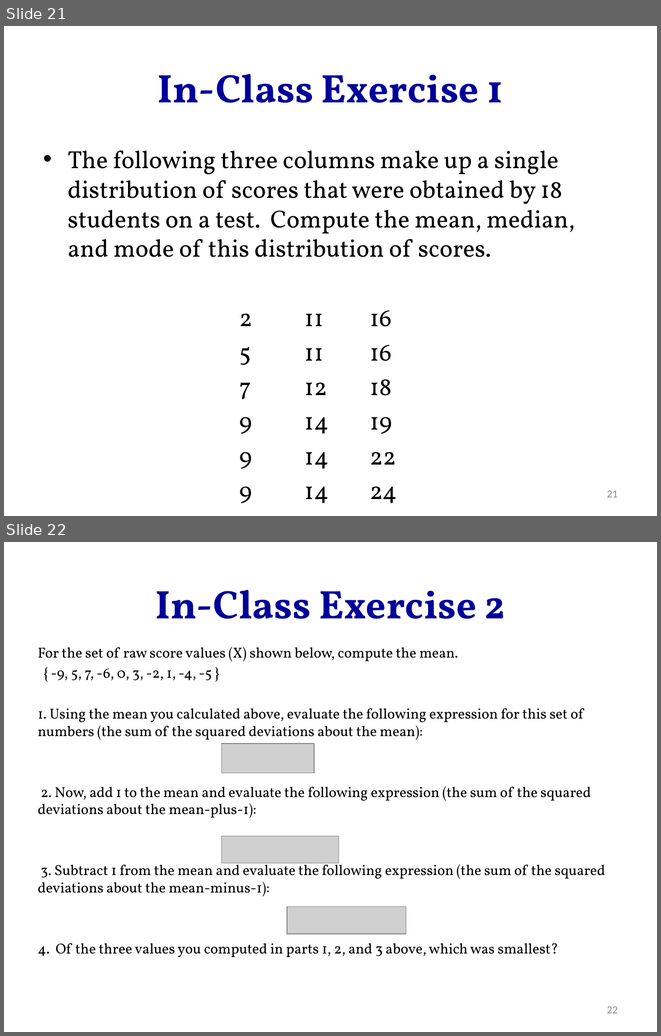
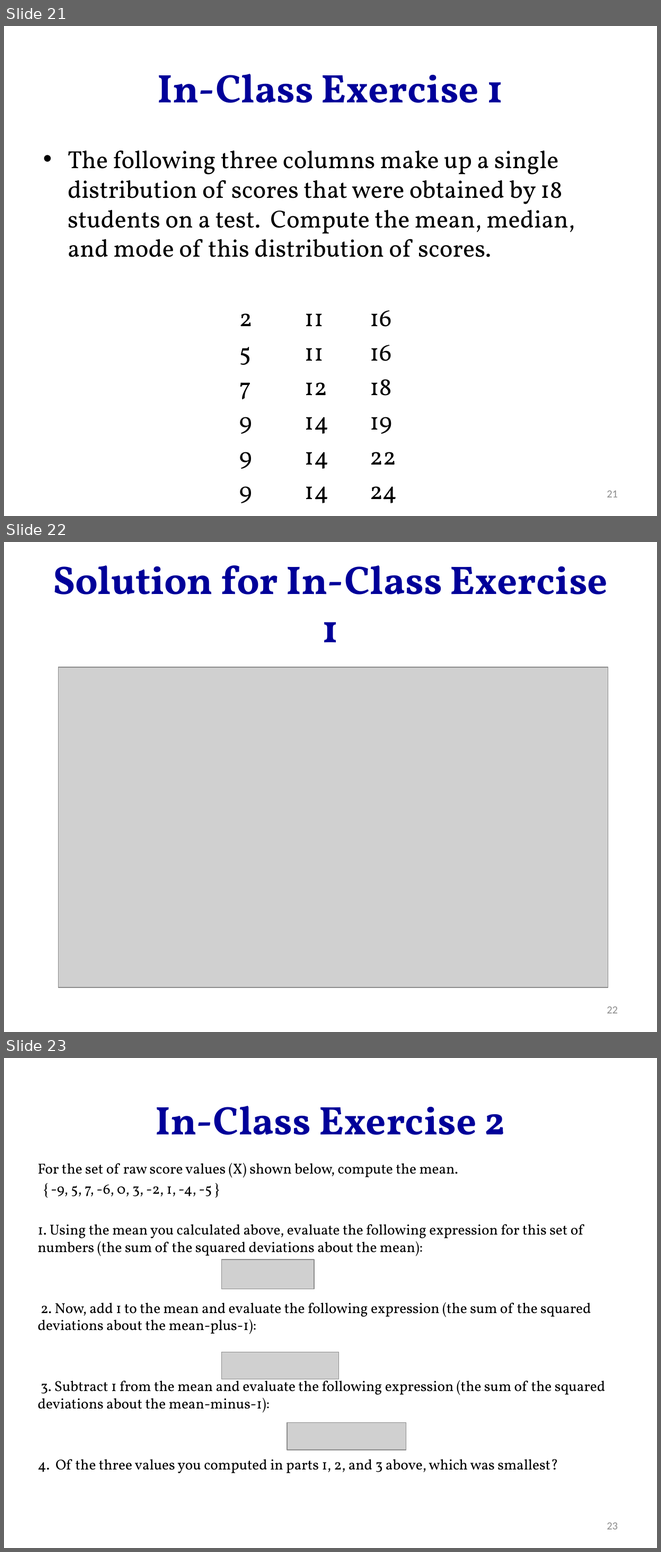
Before and after one commit to hejibo/Psychological-Statistics, a slide deck: Lecture 4 - Measure of Dispersion & Normal Curve/Lecture 4 - Measure of Dispersion & Normal Curve.pptx. Shown one above the other, each under a label of ours: slides 21 and 22 before the commit, slides 21, 22 and 23 after it. The pictures are 661x1036 and 661x1552 pixels, drawn with LibreOffice and Linux fonts; fonts in the diff are those of the drawing; grey boxes stand for pictures. Boxes give left, top, right and bottom in pixels: in the first picture for what was removed or moved away, otherwise in the second. Text is boxed around its words. In the diff, an @@ line names an element or a change of style, - is before the commit and + after.

Commit message:
add R solutions for in-class excercise

```diff
--- a/Lecture 4 - Measure of Dispersion & Normal Curve/Lecture 4 - Measure of Dispersion & Normal Curve.pptx
+++ b/Lecture 4 - Measure of Dispersion & Normal Curve/Lecture 4 - Measure of Dispersion & Normal Curve.pptx
@@ slide 22 added at <box>4,542,657,1032</box>, background #FFFFFF @@
@@ title added at <box>53,565,608,643</box>, 44 pt, text #000099, bold @@
+Solution for In-Class Exercise 1
@@ picture added at <box>58,668,608,987</box> @@
@@ page number added at <box>607,1006,618,1013</box>, 12 pt, text #8C8C8C @@
+22
@@ what was slide 22 is now slide 23 @@
@@ page number at <box>607,1522,618,1529</box>: text changed @@
-22
+23
```
Also in this commit, not shown: 1 other slide added, 7 other files.
